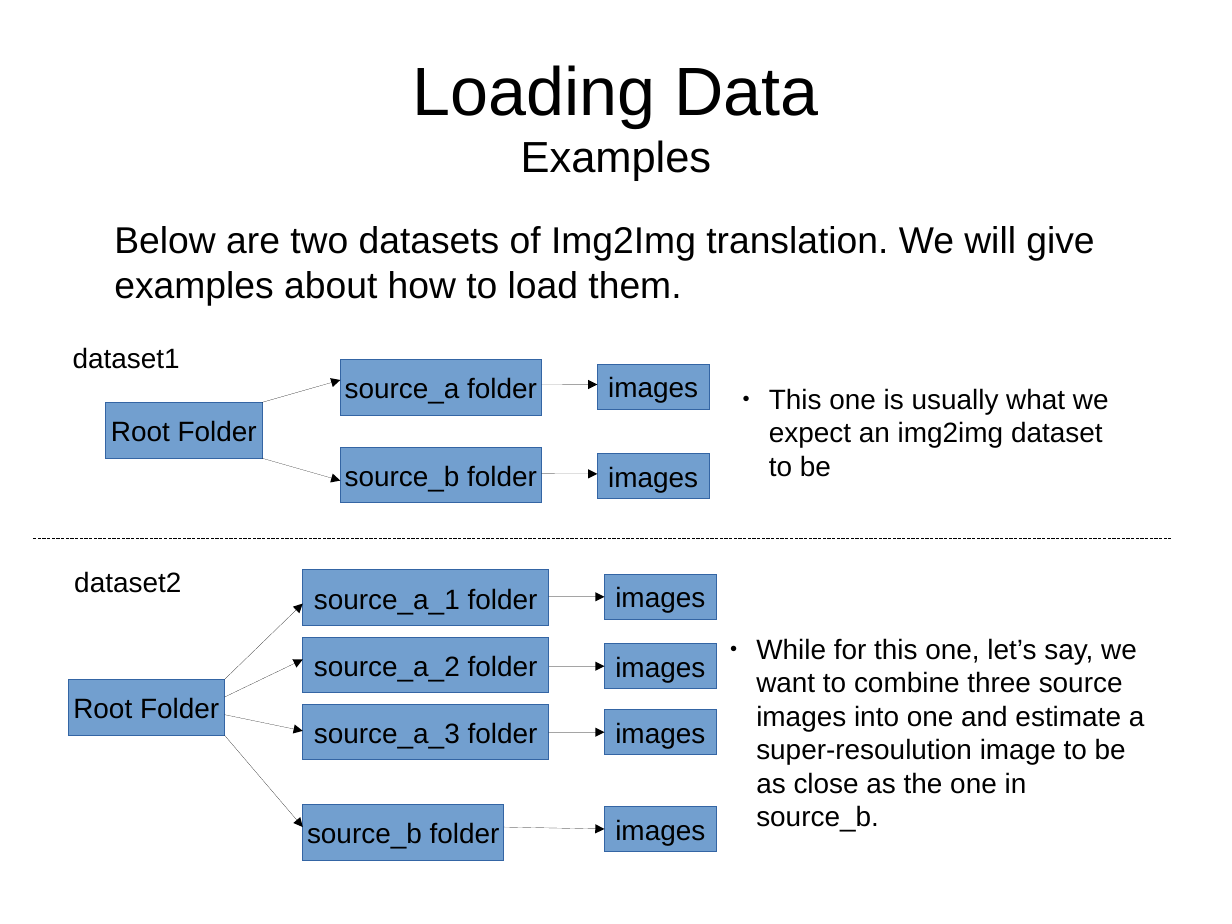
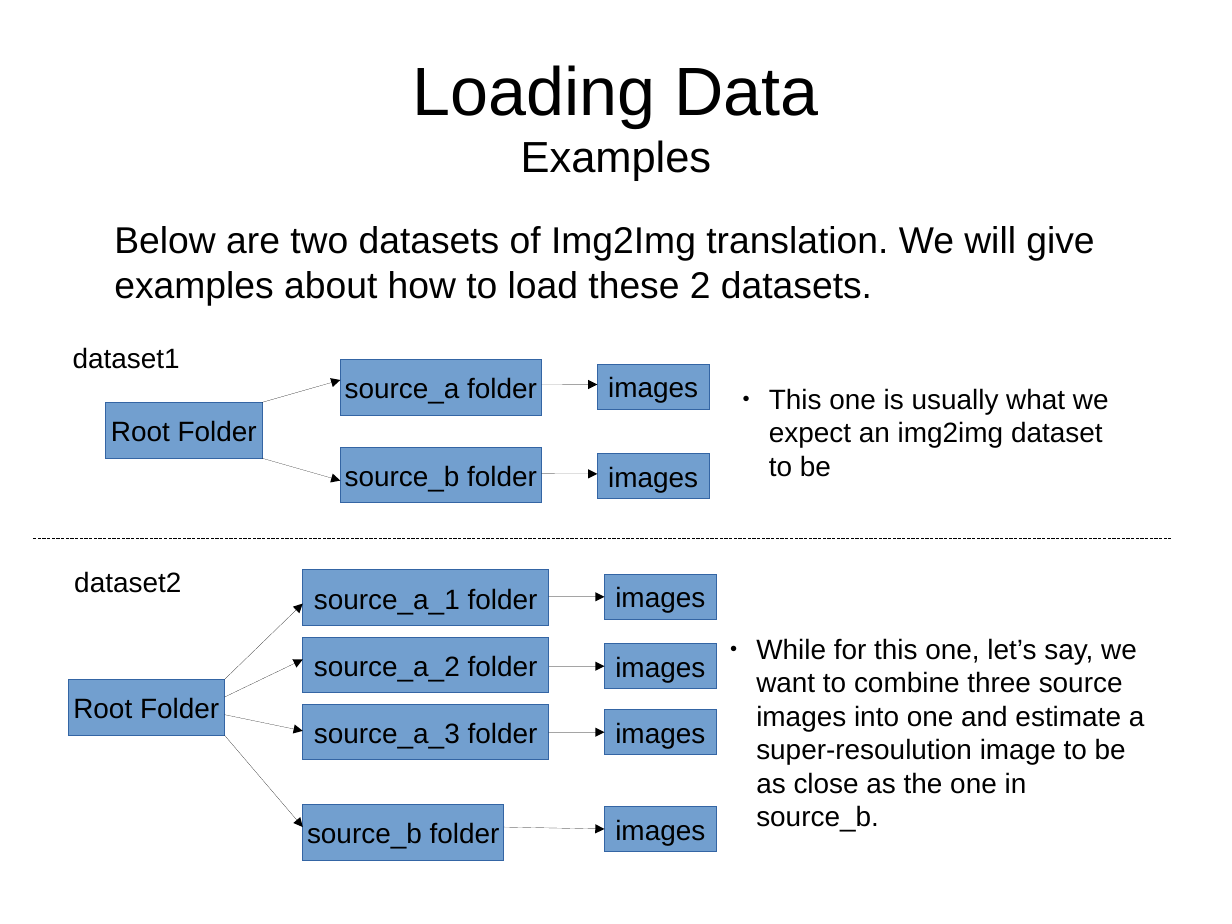
Before and after one commit to loveorchids/omni_torch, a slide deck: slide 10 of Documentations.odp (slide 9 before the commit). Drawn at 1232x924 pixels with LibreOffice and Linux fonts; fonts in the diff are those of the drawing. Boxes give left, top, right and bottom in pixels: in the first picture for what was removed or moved away, otherwise in the second. Text is boxed around its words. In the diff, an @@ line names an element or a change of style, - is before the commit and + after.

```diff
--- a/Documentations.odp
+++ b/Documentations.odp
@@ text at bbox=[114, 226, 1094, 305]: text changed @@
-Below are two datasets of Img2Img translation. We will give examples about how to load them.
+Below are two datasets of Img2Img translation. We will give examples about how to load these 2 datasets.
```
Also in this commit, not shown: 10 other slides changed, 2 slides added, 2 slides removed, 1 other file.
